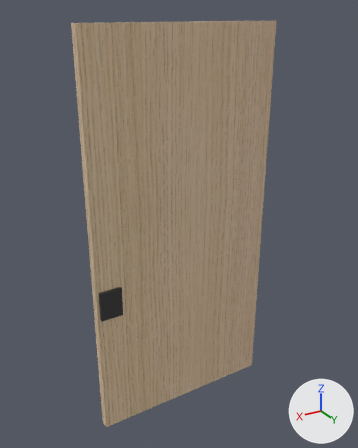
Renders of the glTF model 2025-284-C01-Vitrineskap/sim/Benk_D_dor_venstre.glb from each side of a commit.
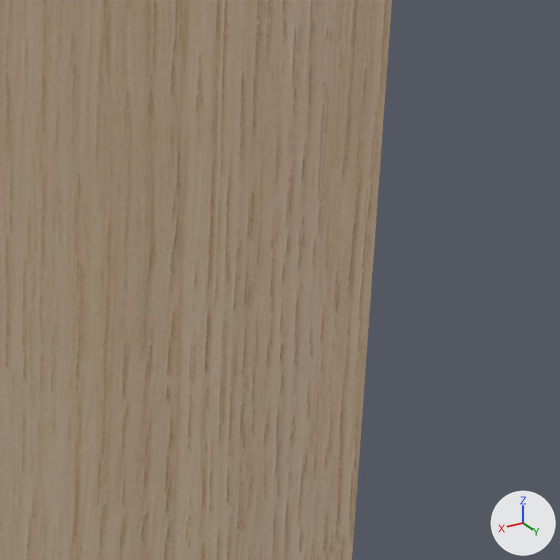
The first picture shows the older version from a 50 mm camera at (3221.0, 186.0, 896.0) aimed at (2755.0, -590.0, 508.0). The close-ups show the older and then the newer version on the part from 53% to 87% of the width and 11% to 38% of the height of that picture. Only the edits that show in the close-ups are written down. The lights are fixed; the arrows at lower right show +X, +Y and +Z.

In view in the first close-up: '2025-284 Vitrineskap'.
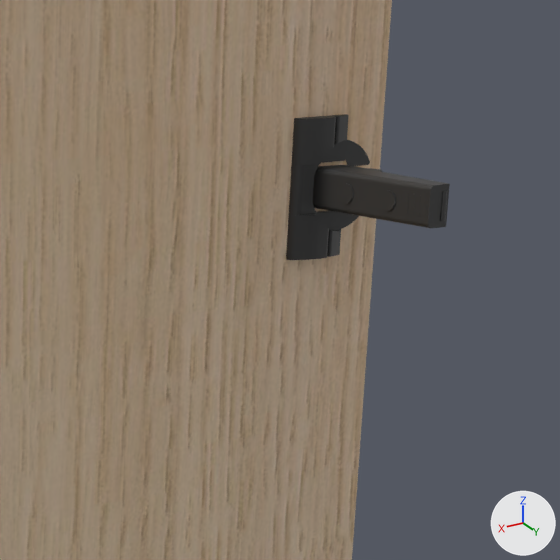
The change, as a diff of the scene's bpy script:
```diff
--- a/2025-284-C01-Vitrineskap/sim/Benk_D_dor_venstre.glb.py
+++ b/2025-284-C01-Vitrineskap/sim/Benk_D_dor_venstre.glb.py
@@ me_blum_71b3590 @@
+me_blum_71b3590.from_pydata(...)  # 1701 vertices, 3386 faces; spans x -31.9..10.4, y -28.5..28.5, z -51.3..29.4
+me_blum_71b3590.materials.append(mat_beslag_sort)  # dark grey #3f3f3f
@@ ob_benk_d_dør_venstre_hengsel_z758_blum_71b3590 @@
+ob_benk_d_dør_venstre_hengsel_z758_blum_71b3590 = bpy.data.objects.new('Benk D dør venstre hengsel z758 Blum 71B3590', me_blum_71b3590)
+ob_benk_d_dør_venstre_hengsel_z758_blum_71b3590.location = (2564.0, -542.7, 758.5)
+ob_benk_d_dør_venstre_hengsel_z758_blum_71b3590.rotation_euler = (1.571, 0.0, 3.142)  # degrees (90, 0, 180)
```

Where the change shows, as pixel boxes [x1, y1, x2, y2] in the close-ups (560 x 560 px):
'Benk D dør venstre hengsel z758 Blum 71B3590', added
    after: [286, 114, 450, 260]
